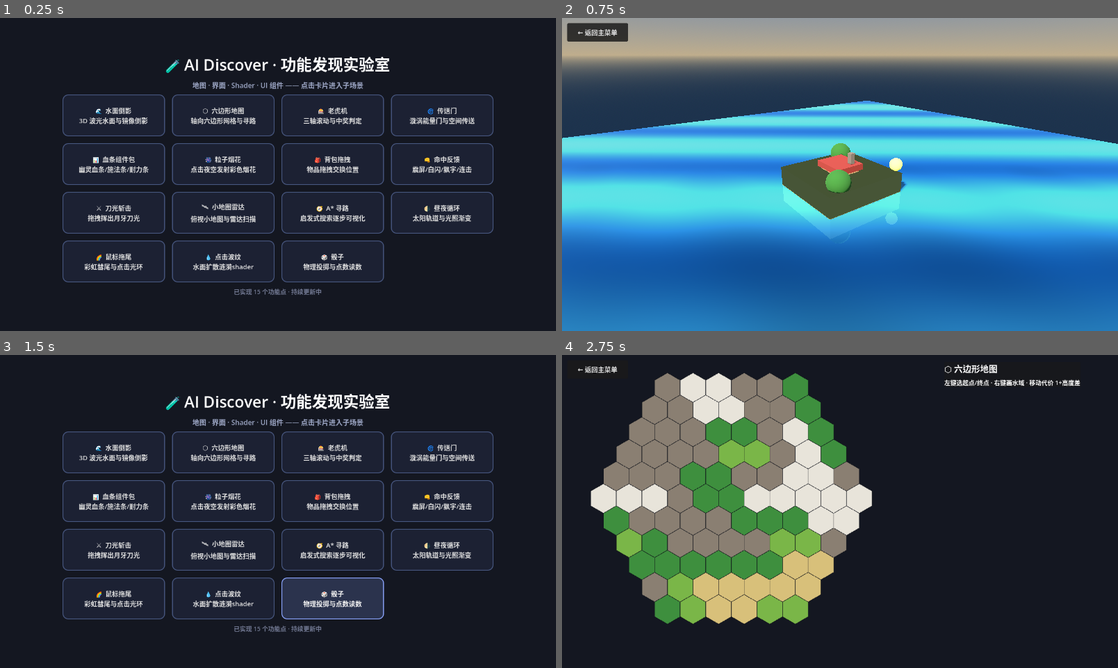
Above: before the commit, frames 1-4 (two rows, left to right).
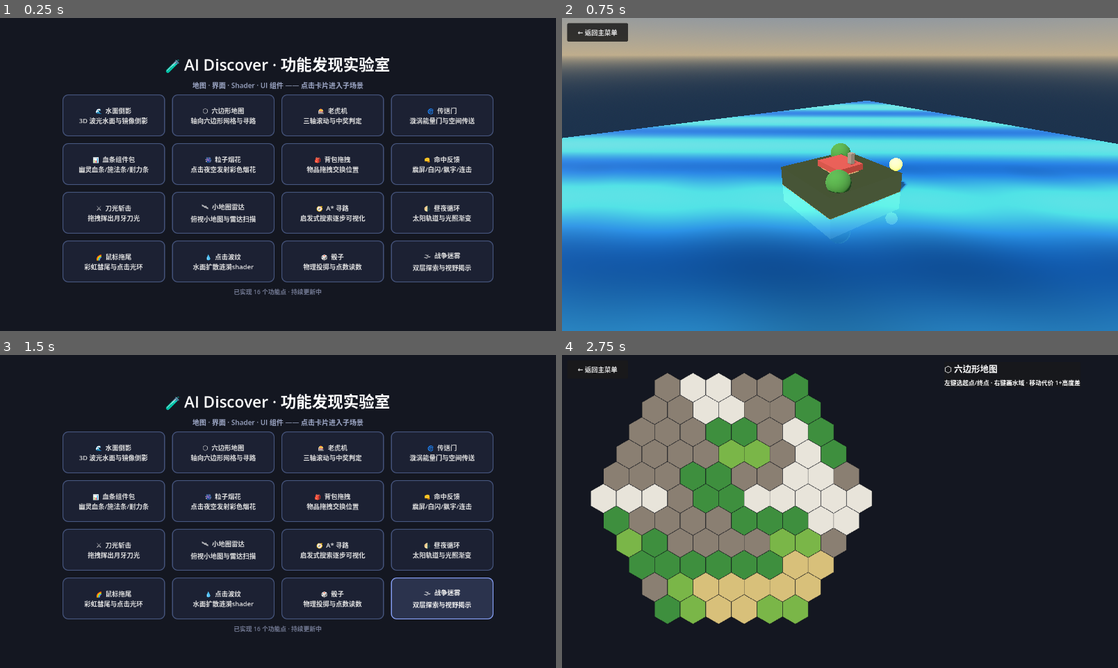
Above: after the commit, the same moments.

Repository: richardkiwilee/pyFramework
Game: Godot game, scene res://scenes/menu.tscn
The game is run twice, just before and just after one commit, with the same random seed, the same clock (stepped at 60 frames per second) and the same inputs.
Inputs:
- Up to frame 1 (0.25 s): no input
- Up to frame 2 (0.75 s): click "🌊 水面倒影 3D 波光水面与镜像倒影" at 0.5 s
- Up to frame 3 (1.5 s): click "← 返回主菜单" at 1.25 s
- Up to frame 4 (2.75 s): click "⬡ 六边形地图 轴向六边形网格与寻路" at 2 s

The runs differ from the first frame. In frame 1, 0.5% of the frame differs, in the area x 46-89%, y 71-89%; in frame 2, nothing differs; in frame 3, 4.7%; in frame 4, nothing differs.

Commit message:
ai-discover: 功能16 战争迷雾——双层揭示shader(已探索记忆+实时视野)
Co-Authored-By: Claude <noreply@anthropic.com>

Diff:
--- /dev/null
+++ b/ai-discover/features/fog_of_war/fog.gdshader
@@ -0,0 +1,41 @@
+shader_type canvas_item;
+// =============================================================================
+// 战争迷雾 shader —— 双层揭示系统
+//   explored_tex ：已探索层（GDScript 每帧把玩家足迹画进 ImageTexture，
+//                  永久累积），显示为 40% 亮度的暗青色；
+//   reveal_pos[i]：当前视野（实时均匀数组），完全可见；
+//   其余区域 = 全黑迷雾（未探索）。
+// 视野圆带软边，边缘用噪声抖动让迷雾边界有机一些。
+// =============================================================================
+
+uniform sampler2D explored_tex : filter_nearest;
+uniform vec2 reveal_pos[4];
+uniform float reveal_radius = 150.0;
+uniform vec2 view_size = vec2(1280.0, 720.0);
+
+float hash21(vec2 p) {
+	p = fract(p * vec2(234.34, 435.345));
+	p += dot(p, p + 34.23);
+	return fract(p.x * p.y);
+}
+
+void fragment() {
+	vec2 p = SCREEN_UV * view_size;
+	float explored = texture(explored_tex, UV).r;
+
+	// 视野圆（软边 + 噪声抖动边缘）
+	float vis = 0.0;
+	for (int i = 0; i < 4; i++) {
+		if (reveal_pos[i].x < 0.0) {
+			continue;
+		}
+		float d = length(p - reveal_pos[i]);
+		float edge_noise = (hash21(floor(p / 14.0) + float(i) * 7.3) - 0.5) * 26.0;
+		vis = max(vis, 1.0 - smoothstep(reveal_radius - 30.0, reveal_radius + 8.0 + edge_noise, d));
+	}
+
+	// 不透明迷雾：未探索 = 纯黑；已探索未在视野 = 暗青记忆；视野内 = 全亮
+	float bright = max(vis, explored * (0.38 + 0.08 * sin(p.x * 0.3 + p.y * 0.2)));
+	vec3 tint = mix(vec3(0.20, 0.28, 0.38), vec3(1.0), vis);
+	COLOR = vec4(tint * bright, 1.0);
+}
--- /dev/null
+++ b/ai-discover/features/fog_of_war/fog_of_war.gd
@@ -0,0 +1,103 @@
+extends Node2D
+## =============================================================================
+## 战争迷雾 —— 双层揭示：已探索（永久暗色记忆） + 视野（实时高亮）
+## =============================================================================
+## · 场景：程序化"战略地图"（噪声地块 + 城市/据点标记）；
+## · 迷雾层：全屏 ColorRect + fog.gdshader——
+##     已探索层 = 128×72 的 ImageTexture，玩家走过的圆斑永久画进去；
+##     视野层   = uniform 数组传玩家当前位置，实时软边照亮；
+## · WASD 移动侦察兵探索地图，迷雾随足迹揭开、远离后变暗但不消失。
+## =============================================================================
+
+const FogShader = preload("res://features/fog_of_war/fog.gdshader")
+const EXPLORE_W := 128
+const EXPLORE_H := 72
+const VIEW_RADIUS := 150.0
+const SPEED := 260.0
+
+var _explore_img: Image
+var _explore_tex: ImageTexture
+var _player: Vector2 = Vector2(200, 200)
+var _mat: ShaderMaterial
+
+@onready var fog_rect: ColorRect = $FogRect
+
+
+func _ready() -> void:
+	_explore_img = Image.create(EXPLORE_W, EXPLORE_H, false, Image.FORMAT_R8)
+	_explore_img.fill(Color(0, 0, 0))
+	_explore_tex = ImageTexture.create_from_image(_explore_img)
+	_mat = ShaderMaterial.new()
+	_mat.shader = FogShader
+	_mat.set_shader_parameter("explored_tex", _explore_tex)
+	_mat.set_shader_parameter("view_size", Vector2(1280, 720))
+	fog_rect.material = _mat
+	_paint_explored(_player, 60.0)
+	_push_reveal()
+	queue_redraw()
+
+
+## 把玩家足迹（圆斑）永久画进探索层
+func _paint_explored(world_pos: Vector2, radius: float) -> void:
+	var cx := int(world_pos.x / 1280.0 * EXPLORE_W)
+	var cy := int(world_pos.y / 720.0 * EXPLORE_H)
+	var r := int(radius / 1280.0 * EXPLORE_W) + 1
+	for y in range(maxi(0, cy - r), mini(EXPLORE_H, cy + r + 1)):
+		for x in range(maxi(0, cx - r), mini(EXPLORE_W, cx + r + 1)):
+			if (x - cx) * (x - cx) + (y - cy) * (y - cy) <= r * r:
+				_explore_img.set_pixel(x, y, Color(1, 1, 1))
+	_explore_tex.update(_explore_img)
+
+
+func _push_reveal() -> void:
+	var pos_arr := PackedVector2Array()
+	for i in 4:
+		pos_arr.append(_player if i == 0 else Vector2(-1, -1))
+	_mat.set_shader_parameter("reveal_pos", pos_arr)
+	_mat.set_shader_parameter("reveal_radius", VIEW_RADIUS)
+
+
+func _process(delta: float) -> void:
+	var dir := Vector2.ZERO
+	if Input.is_key_pressed(KEY_W):
+		dir.y -= 1
+	if Input.is_key_pressed(KEY_S):
+		dir.y += 1
+	if Input.is_key_pressed(KEY_A):
+		dir.x -= 1
+	if Input.is_key_pressed(KEY_D):
+		dir.x += 1
+	if dir.length() > 0:
+		_player += dir.normalized() * SPEED * delta
+		_player.x = clampf(_player.x, 24, 1256)
+		_player.y = clampf(_player.y, 24, 696)
+		_paint_explored(_player, VIEW_RADIUS * 0.9)
+		_push_reveal()
+		queue_redraw()
+
+
+## 底层"战略地图"：噪声地块 + 城市据点 + 侦察兵
+func _draw() -> void:
+	# 地块（哈希噪声着色）
+	for gy in 12:
+		for gx in 20:
+			var c := Color(0.14, 0.22, 0.14)
+			var h := _hash2(gx, gy)
+			if h > 0.62:
+				c = Color(0.13, 0.16, 0.28)      # 水域
+			elif h > 0.40:
+				c = Color(0.30, 0.24, 0.16)      # 山地
+			draw_rect(Rect2(gx * 64, gy * 60, 63, 59), c)
+	# 城市标记
+	for city in [Vector2(380, 180), Vector2(860, 420), Vector2(240, 500), Vector2(1040, 160)]:
+		draw_circle(city, 14, Color(0.9, 0.85, 0.7))
+		draw_arc(city, 20, 0, TAU, 24, Color(0.9, 0.85, 0.7), 2.0)
+	# 侦察兵
+	draw_circle(_player, 10, Color(0.2, 0.8, 1.0))
+	draw_arc(_player, 15, 0, TAU, 24, Color(0.2, 0.8, 1.0), 2.5)
+
+
+func _hash2(x: int, y: int) -> float:
+	var n := x * 374761393 + y * 668265263
+	n = (n ^ (n >> 13)) * 1274126177
+	return float((n & 0x7fffffff) % 1000) / 1000.0
--- /dev/null
+++ b/ai-discover/features/fog_of_war/fog_of_war.tscn
@@ -0,0 +1,23 @@
+[gd_scene load_steps=3 format=3]
+
+[ext_resource type="Script" path="res://features/fog_of_war/fog_of_war.gd" id="1_main"]
+[ext_resource type="PackedScene" path="res://scenes/back_button.tscn" id="2_back"]
+
+[node name="FogOfWar" type="Node2D"]
+script = ExtResource("1_main")
+
+[node name="FogRect" type="ColorRect" parent="."]
+layout_mode = 0
+offset_right = 1280.0
+offset_bottom = 720.0
+mouse_filter = 2
+
+[node name="BackButton" parent="." instance=ExtResource("2_back")]
+
+[node name="HintLabel" type="Label" parent="."]
+offset_left = 16.0
+offset_top = 690.0
+offset_right = 900.0
+offset_bottom = 716.0
+theme_override_font_sizes/font_size = 15
+text = "🌫 WASD 移动侦察兵探索地图 · 走过的区域变暗记忆 · 视野内完全可见"
--- a/ai-discover/scripts/menu.gd
+++ b/ai-discover/scripts/menu.gd
@@ -25,6 +25,7 @@
 	{"icon": "🌈", "name": "鼠标拖尾", "desc": "彩虹彗尾与点击光环", "scene": "res://features/mouse_trail/mouse_trail.tscn"},
 	{"icon": "💧", "name": "点击波纹", "desc": "水面扩散涟漪shader", "scene": "res://features/ripple/ripple.tscn"},
 	{"icon": "🎲", "name": "骰子", "desc": "物理投掷与点数读数", "scene": "res://features/dice/dice.tscn"},
+	{"icon": "🌫", "name": "战争迷雾", "desc": "双层探索与视野揭示", "scene": "res://features/fog_of_war/fog_of_war.tscn"},
 ]
 
 @onready var grid: GridContainer = $CenterBox/VBox/Grid
